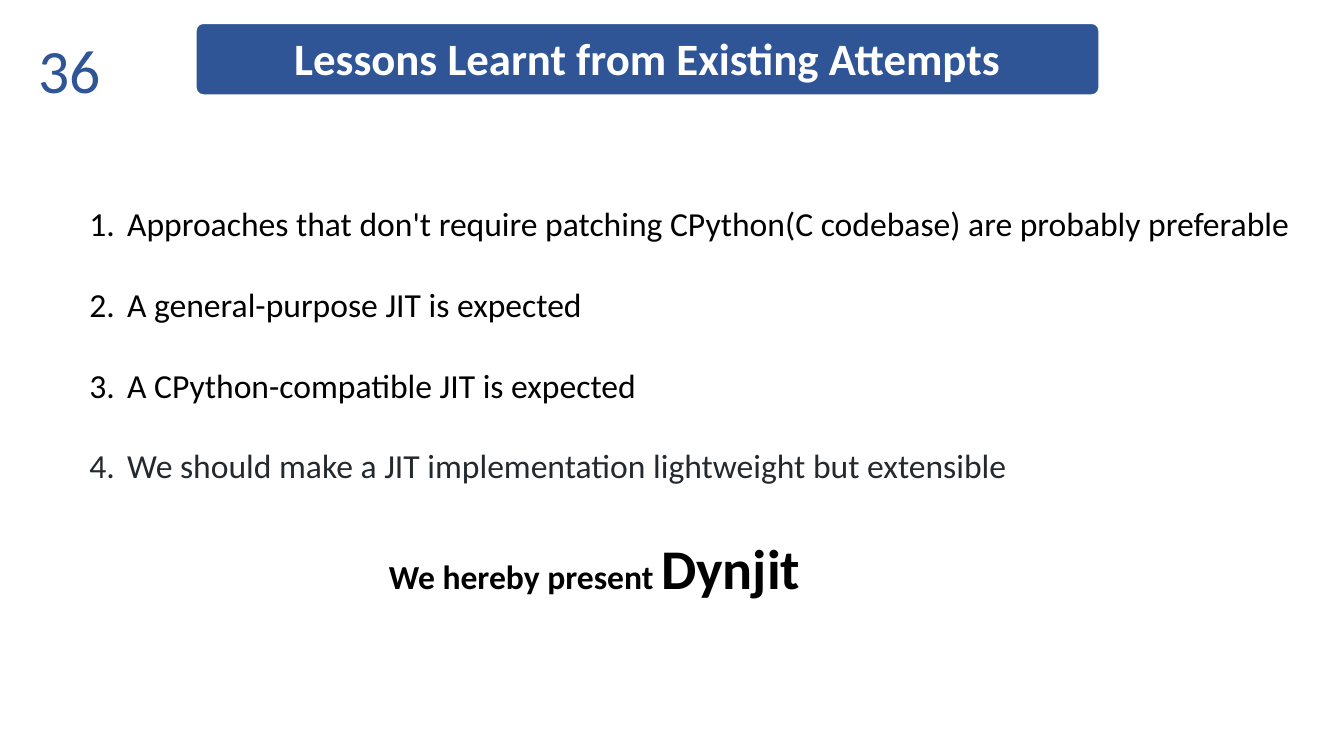
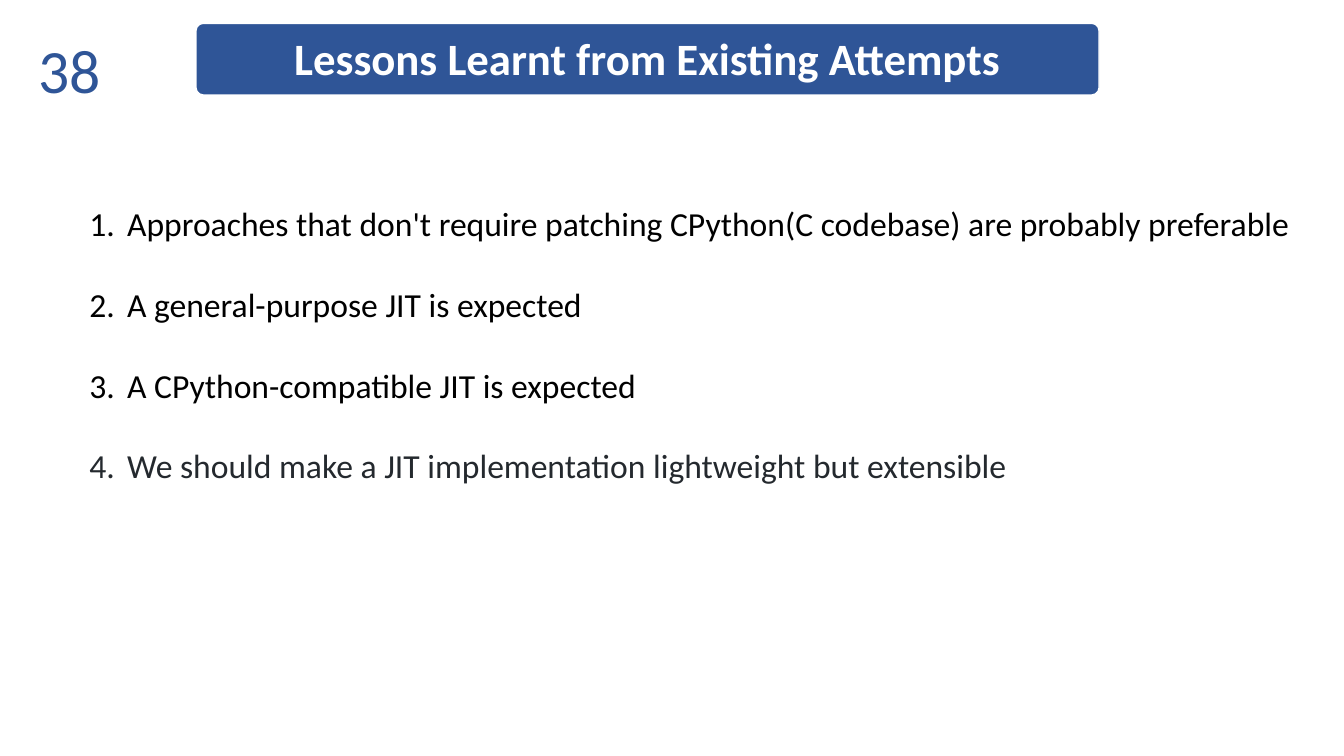
Before and after one commit to thautwarm/diojit, a slide deck: slide 38 of docs/Taine.pptx (slide 36 before the commit). Drawn at 1344x756 pixels with LibreOffice and Linux fonts; fonts in the diff are those of the drawing; background and template pictures are left out. Boxes give left, top, right and bottom in pixels: in the first picture for what was removed or moved away, otherwise in the second. Text is boxed around its words. In the diff, an @@ line names an element or a change of style, - is before the commit and + after.

```diff
--- a/docs/Taine.pptx
+++ b/docs/Taine.pptx
@@ page number at box(38, 51, 100, 94): text changed @@
-36
+38
@@ text removed at box(389, 549, 800, 599) @@
-We hereby present Dynjit
```
Also in this commit, not shown: 20 other slides changed, 3 slides added, 1 other file.
